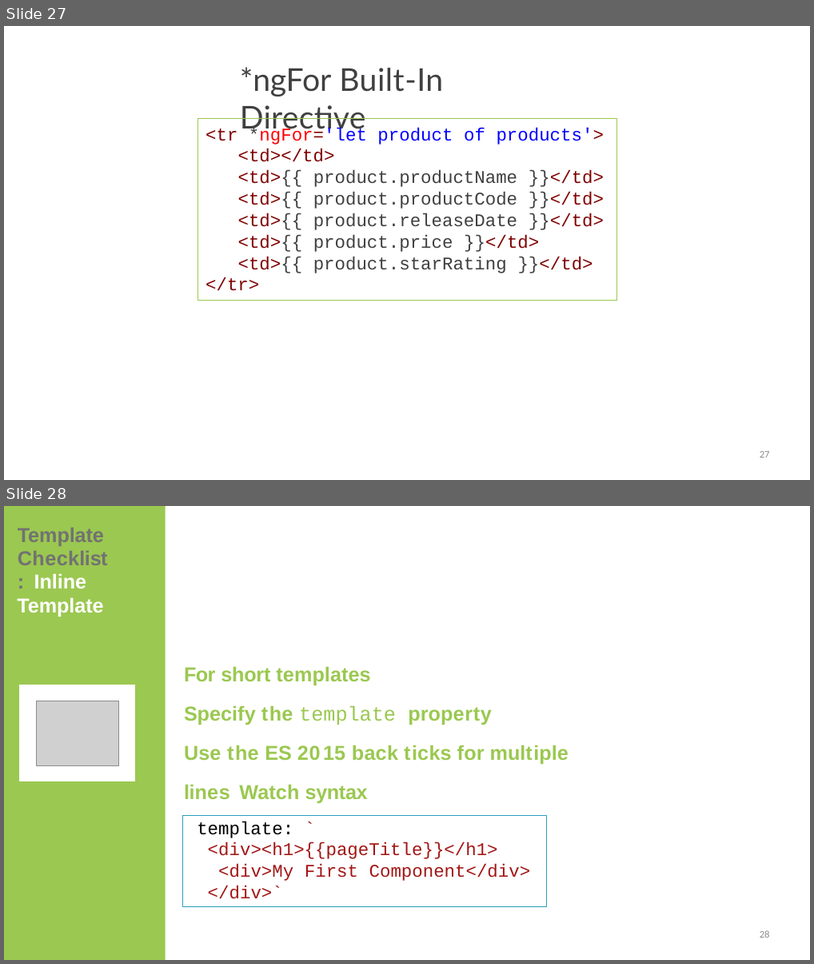
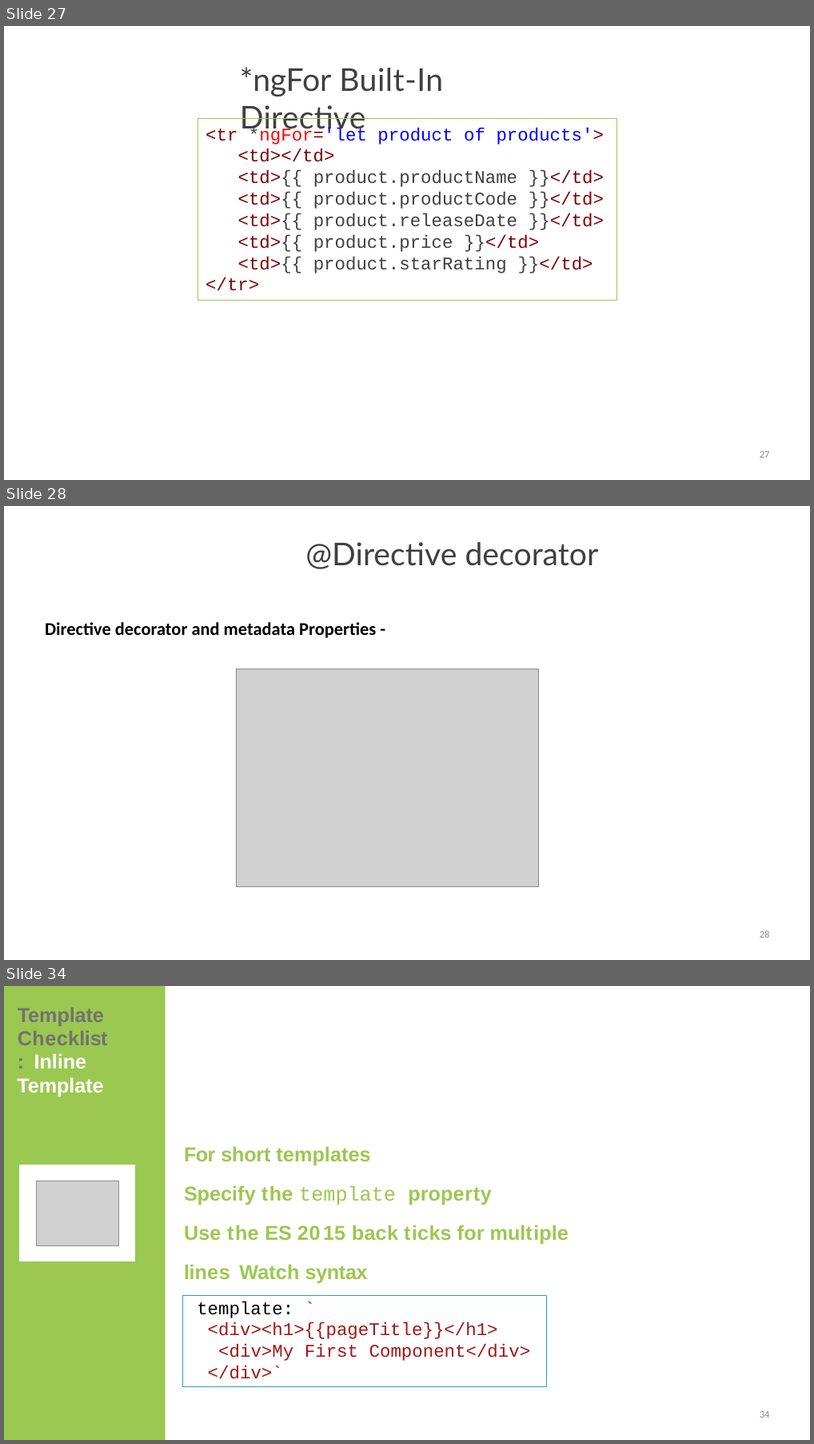
Before and after one commit to StevenJoseph19/Coforge-Angular14-July-2023, a slide deck: Day 4/Slides/5. Templates, Interpolation, and Directives/templates-interpolation-and-directives-slides.pptx. Shown one above the other, each under a label of ours: slides 27 and 28 before the commit, slides 27, 28 and 34 after it; the slides between them are not shown. The pictures are 814x964 and 814x1444 pixels, drawn with LibreOffice and Linux fonts; fonts in the diff are those of the drawing; grey boxes stand for pictures. Boxes give left, top, right and bottom in pixels: in the first picture for what was removed or moved away, otherwise in the second. Text is boxed around its words. In the diff, an @@ line names an element or a change of style, - is before the commit and + after.

```diff
--- a/Day 4/Slides/5. Templates, Interpolation, and Directives/templates-interpolation-and-directives-slides.pptx
+++ b/Day 4/Slides/5. Templates, Interpolation, and Directives/templates-interpolation-and-directives-slides.pptx
@@ slide 28 added at (x1=4, y1=506, x2=810, y2=960), background #FFFFFF @@
@@ title added at (x1=306, y1=542, x2=599, y2=569), 56 pt, text #404040 @@
+@Directive decorator
@@ text added at (x1=45, y1=622, x2=376, y2=638), 32 pt, text #000000, bold @@
+Directive decorator and metadata Properties -
@@ picture added at (x1=236, y1=669, x2=538, y2=886) @@
@@ page number added at (x1=760, y1=930, x2=770, y2=937), 18 pt, text #8C8C8C @@
+28
@@ what was slide 28 is now slide 34 @@
@@ page number at (x1=760, y1=1411, x2=770, y2=1417): text changed @@
-28
+34
```
Also in this commit, not shown: 5 other slides added, 10 other files.
